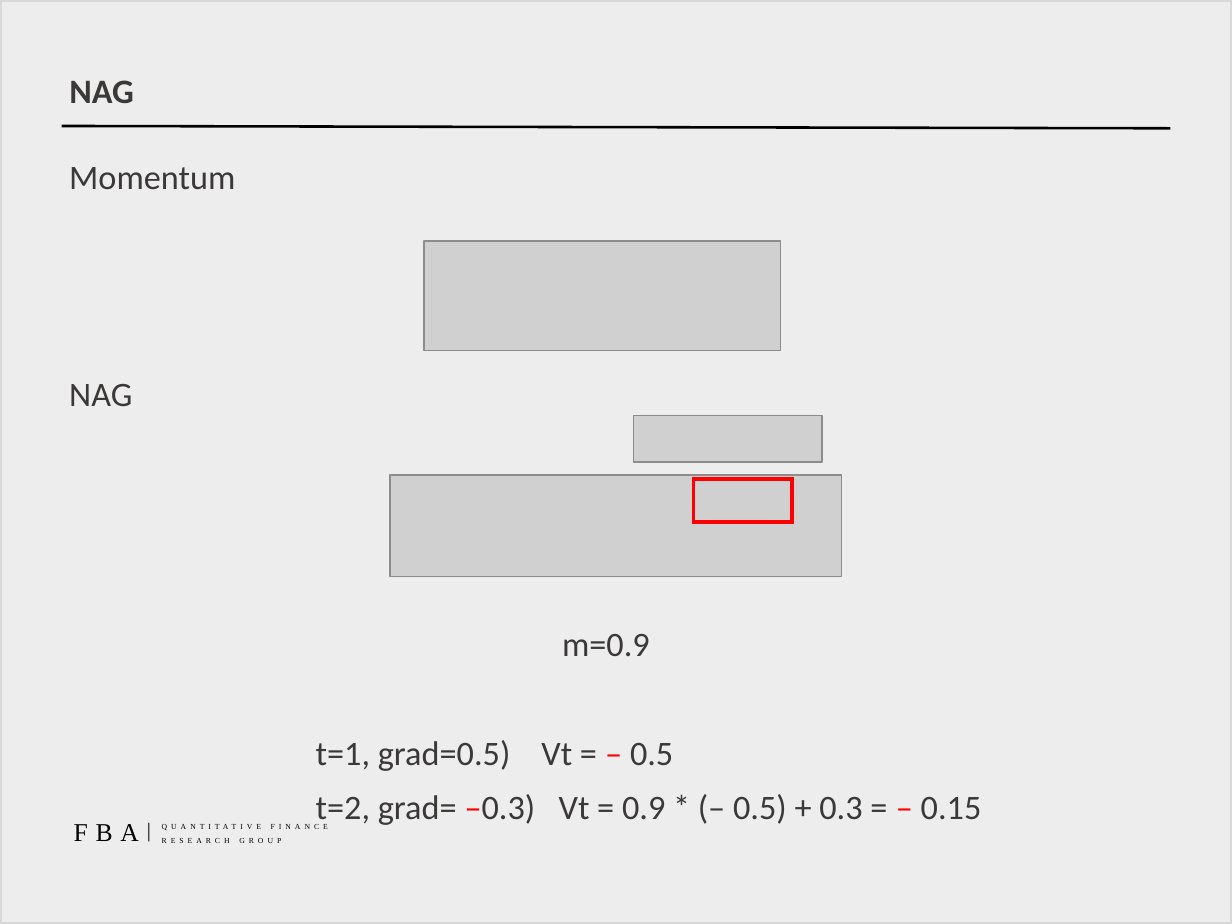
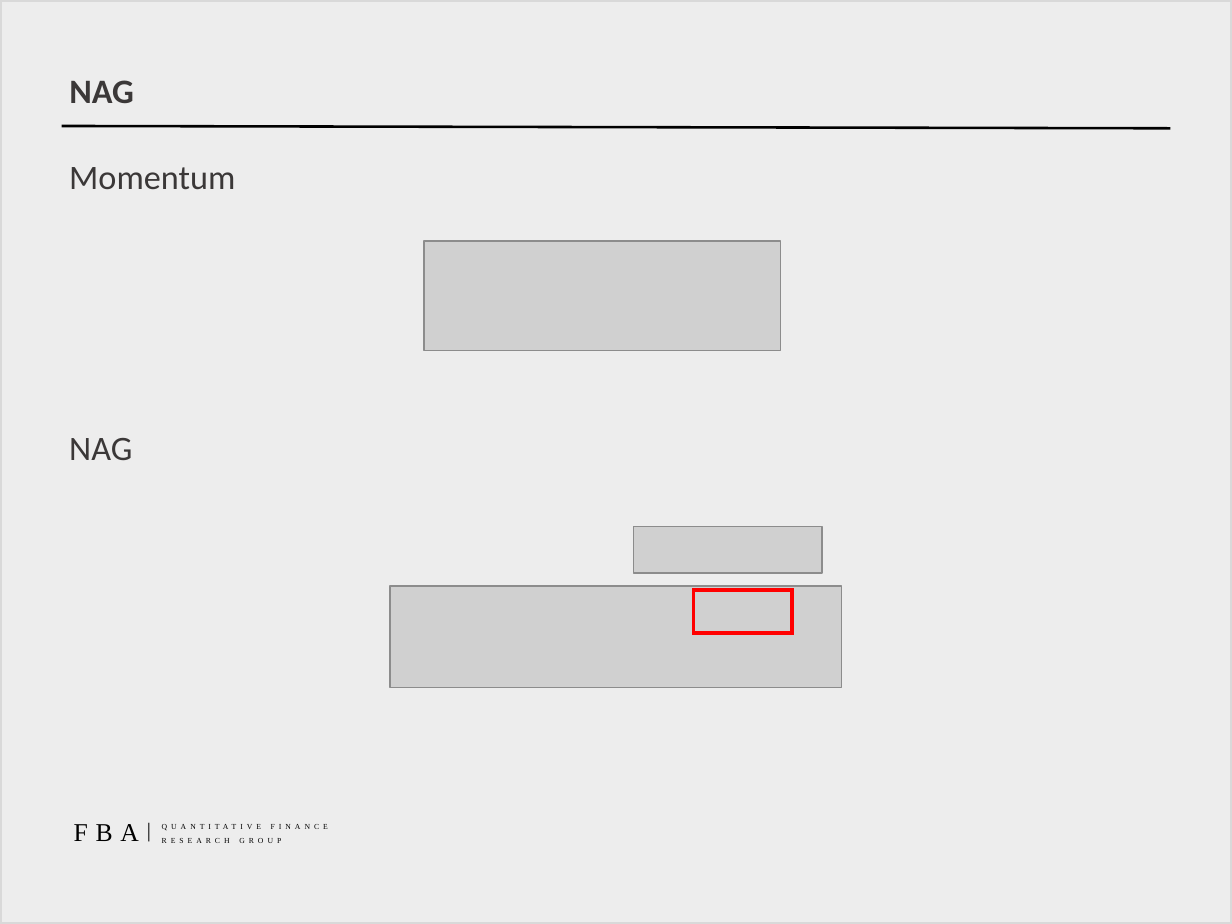
Before and after one commit to GwakJunwoo/fba_fml, a slide deck: slide 7 of Team2/Week2/FBA Quant_fml team2_2week.pptx. Drawn at 1232x924 pixels with LibreOffice and Linux fonts; fonts in the diff are those of the drawing; grey boxes stand for pictures. Boxes give left, top, right and bottom in pixels: in the first picture for what was removed or moved away, otherwise in the second. Text is boxed around its words. In the diff, an @@ line names an element or a change of style, - is before the commit and + after.

```diff
--- a/Team2/Week2/FBA Quant_fml team2_2week.pptx
+++ b/Team2/Week2/FBA Quant_fml team2_2week.pptx
@@ text "Momentum" rewrapped from <box>69,167,235,406</box> to <box>69,167,235,460</box> @@
@@ 2 pictures, 1 rectangle: place and size @@
-2 pictures, 1 rectangle at <box>391,416,843,577</box>
+2 pictures, 1 rectangle at <box>391,527,843,687</box>
@@ text removed at <box>316,634,982,828</box> @@
-m=0.9
-t=1, grad=0.5) Vt = – 0.5
-t=2, grad= –0.3) Vt = 0.9 * (– 0.5) + 0.3 = – 0.15
```
Also in this commit, not shown: 2 other files.
